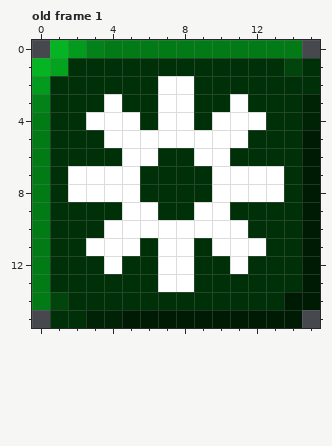
A pixel-art file gets an edit: Assets/Sprites/Setting.aseprite. That is the earlier state.
16x16 pixels, 1 frame. Colours within 5 levels of each other are drawn and written as one. Shown: old frame 1. The commit also changed other frames, which this record leaves out.
New version:
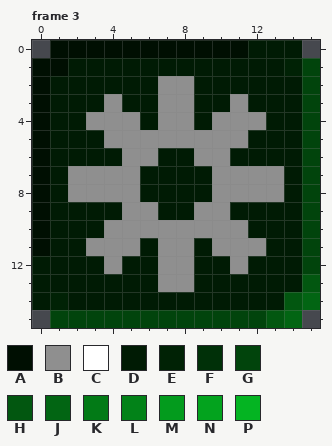
Palette (. is transparent): A #000f02  B #8f8f8f  C #ffffff  D #001b04  E #002205  F #003008  G #01440c  H #025710  J #026513  K #027a16  L #028218  M #039b1d  N #03a31e  P #04b422
A new or re-ordered frame is compared with the old frame closest to it.
Edits made:
frames 1 -> 3
Changed rows in their new state; - is an unchanged pixel.
Frame 3 is new; against old frame 1, layer "レイヤー 2":
first column x 0:
 0 -AAAAAAAAAAADDD-
 1 AADDDDDDDDDDDDEG
 2 ADDDDDDBBDDDDDDG
 3 ADDDBDDBBDDBDDDG
 4 ADDBBBDBBDBBBDDG
 5 ADDDBBBBBBBBDDDG
 6 ADDDDBBDDBBDDDDG
 7 ADBBBBDDDDBBBBDG
 8 ADBBBBDDDDBBBBDG
 9 ADDDDBBDDBBDDDDG
10 ADDDBBBBBBBBDDDG
11 ADDBBBDBBDBBBDDG
12 DDDDBDDBBDDBDDDG
13 DDDDDDDBBDDDDDDH
14 DEDDDDDDDDDDDDHJ
15 -GGGGGGGGGGGGHJ-
